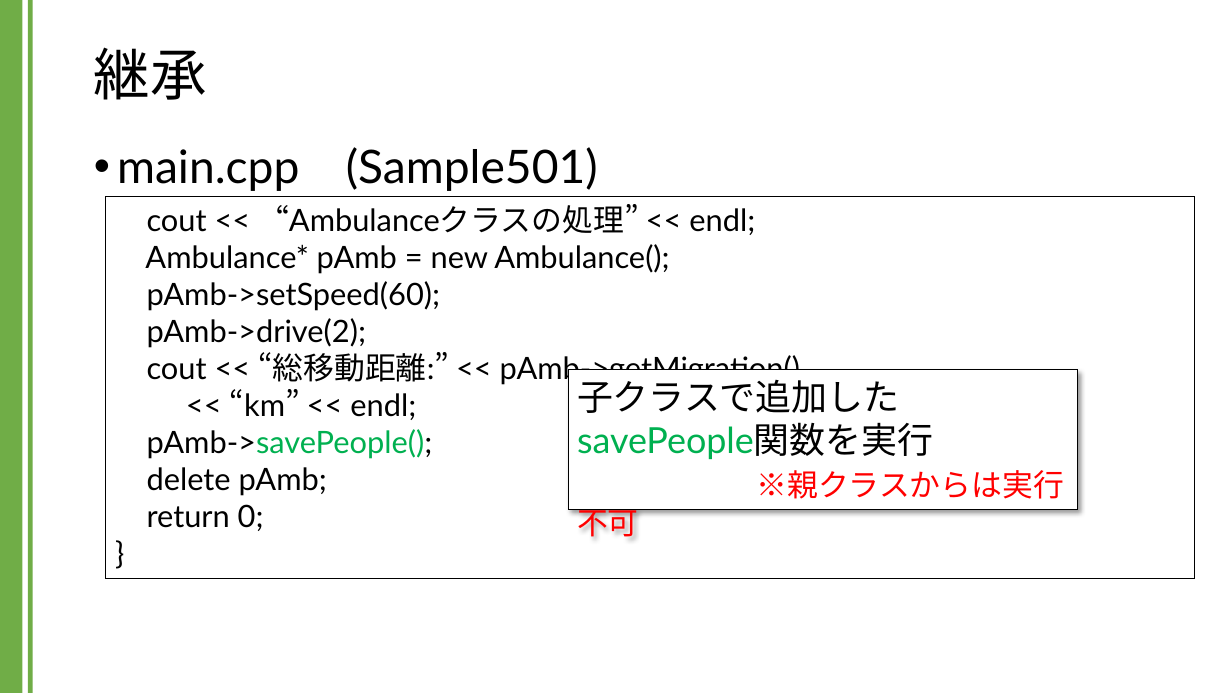
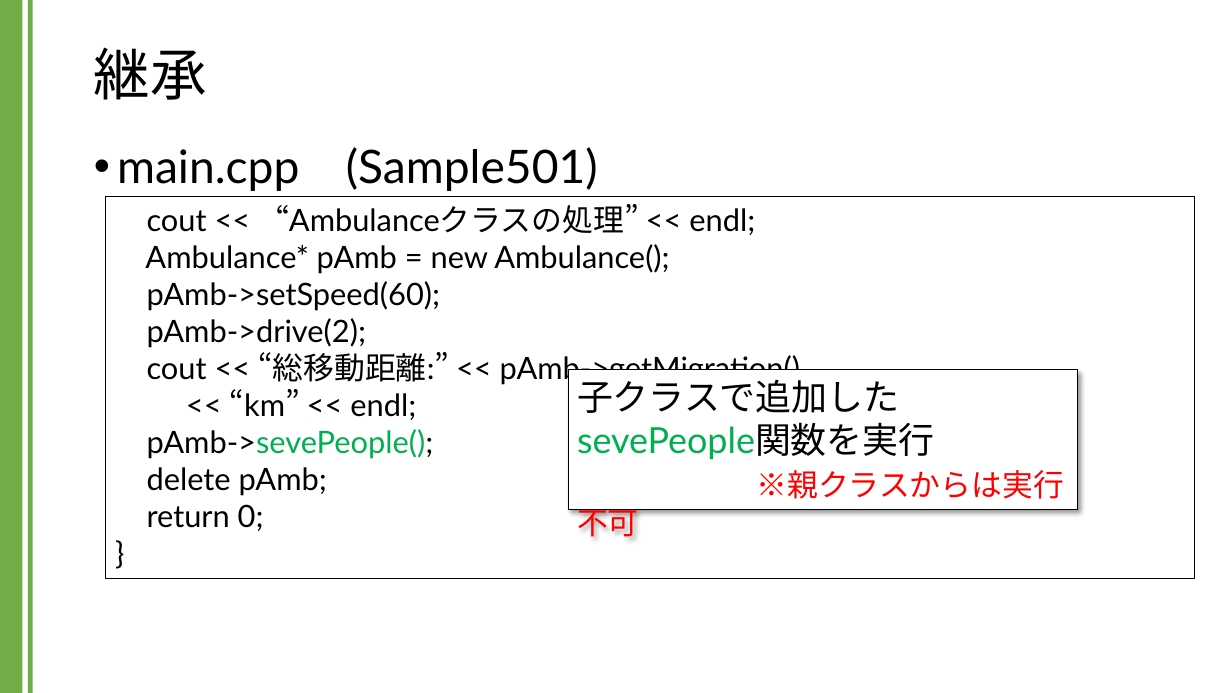
Before and after one commit to kic-murata/cpp2024, a slide deck: slide 16 of 授業資料/講義資料：継承とポリモーフィズム.pptx. Drawn at 1232x693 pixels with LibreOffice and Linux fonts; fonts in the diff are those of the drawing. Boxes give left, top, right and bottom in pixels: in the first picture for what was removed or moved away, otherwise in the second. Text is boxed around its words. In the diff, an @@ line names an element or a change of style, - is before the commit and + after.

```diff
--- a/授業資料/講義資料：継承とポリモーフィズム.pptx
+++ b/授業資料/講義資料：継承とポリモーフィズム.pptx
@@ text in rectangle at <box>147,429,434,459</box>: text changed @@
-pAmb->savePeople();
+pAmb->sevePeople();
@@ text in rectangle at <box>577,422,1064,499</box>: text changed @@
-savePeople関数を実行
-※親クラスからは実行不可
+sevePeople関数を実行
+※親クラスからは実行不可
```
Also in this commit, not shown: 10 other slides changed.
